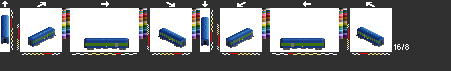
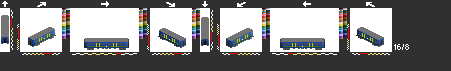
Layered file, before and after one edit (w=451, h=71). Changes by layer:
hid "fr_bd1" over 33, 31, 379, 47
hid "fr_bd" over 1, 15, 384, 49
showed "bn3" over 1, 15, 384, 47
showed "bn" over 1, 15, 384, 49
